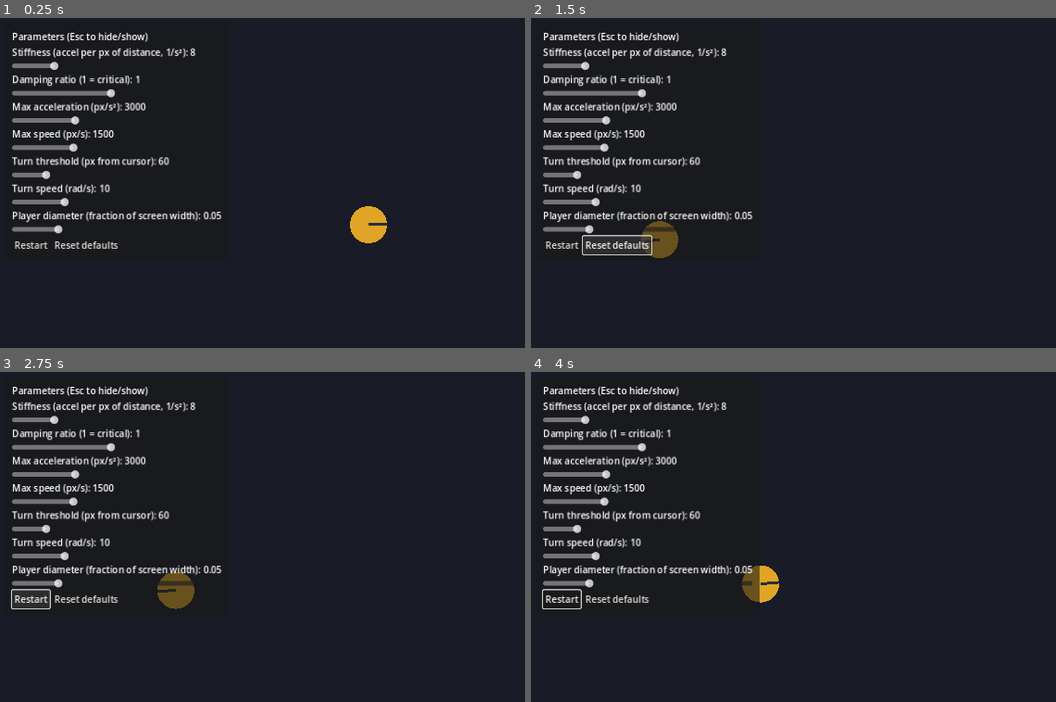
Above: before the commit, frames 1-4 (two rows, left to right).
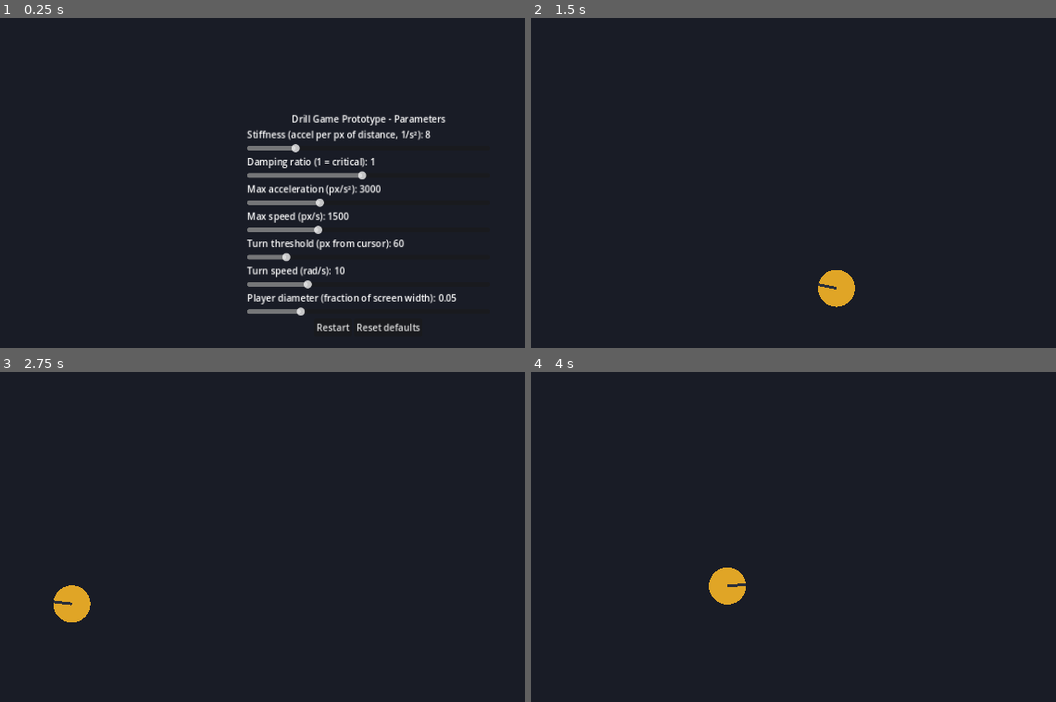
Above: after the commit, the same moments.

Repository: ooooonnnnn/Drill-Game-Prototypes
Game: Godot game, scene res://scenes/menu.tscn
Two runs of this game, one before a commit and one after it. Both use one fixed random seed, a clock stepped at 60 frames per second and the inputs below. Before the commit the project starts from res://scenes/main.tscn.
Inputs (mouse positions are in pixels of both pictures, inside the frame that each line leads up to):
- Up to frame 1 (0.25 s): no input
- Up to frame 2 (1.5 s): click "Restart" at 0.5 s; click (615, 245) at 1.25 s, where only the run before the commit has a clickable "Reset defaults"
- Up to frame 3 (2.75 s): click (31, 599) at 2 s, where only the run before the commit has a clickable "Restart"
- Up to frame 4 (4 s): click (562, 599) at 2.75 s, where only the run before the commit has a clickable "Restart"; move the mouse to (outside the picture) at 3.52 s

The runs differ from the first frame. In frame 1, 10% of the frame differs, in the area x 2-87%, y 4-95%; in frame 2, 6.1%; in frame 3, 6.0%; in frame 4, 6.0%.

Commit message:
Make parameter menu a separate screen; Restart opens game scene
Co-Authored-By: Claude Sonnet 5.5 <noreply@anthropic.com>
Claude-Session: https://claude.ai/code/session_01V1XftFDRck9EPuUJkE9aDA

Diff:
--- a/project.godot
+++ b/project.godot
@@ -11,7 +11,7 @@
 [application]
 
 config/name="Drill Game Prototypes"
-run/main_scene="res://scenes/main.tscn"
+run/main_scene="res://scenes/menu.tscn"
 config/features=PackedStringArray("4.3", "Forward Plus")
 config/icon="res://icon.svg"
 
--- /dev/null
+++ b/scenes/game.tscn
@@ -0,0 +1,9 @@
+[gd_scene load_steps=3 format=3]
+
+[ext_resource type="Script" path="res://scripts/game.gd" id="1"]
+[ext_resource type="PackedScene" path="res://scenes/player.tscn" id="2"]
+
+[node name="Game" type="Node2D"]
+script = ExtResource("1")
+
+[node name="Player" parent="." instance=ExtResource("2")]
--- a/scenes/main.tscn
+++ /dev/null
@@ -1,10 +0,0 @@
-[gd_scene load_steps=3 format=3]
-
-[ext_resource type="PackedScene" path="res://scenes/player.tscn" id="1"]
-[ext_resource type="PackedScene" path="res://scenes/menu.tscn" id="2"]
-
-[node name="Main" type="Node2D"]
-
-[node name="Player" parent="." instance=ExtResource("1")]
-
-[node name="Menu" parent="." instance=ExtResource("2")]
--- a/scenes/menu.tscn
+++ b/scenes/menu.tscn
@@ -2,37 +2,42 @@
 
 [ext_resource type="Script" path="res://scripts/menu.gd" id="1"]
 
-[node name="Menu" type="CanvasLayer"]
+[node name="Menu" type="Control"]
+layout_mode = 3
+anchors_preset = 15
+anchor_right = 1.0
+anchor_bottom = 1.0
+grow_horizontal = 2
+grow_vertical = 2
 script = ExtResource("1")
 
-[node name="Panel" type="PanelContainer" parent="."]
-offset_left = 12.0
-offset_top = 12.0
+[node name="Center" type="CenterContainer" parent="."]
+layout_mode = 1
+anchors_preset = 15
+anchor_right = 1.0
+anchor_bottom = 1.0
+grow_horizontal = 2
+grow_vertical = 2
 
-[node name="Margin" type="MarginContainer" parent="Panel"]
-layout_mode = 2
-theme_override_constants/margin_left = 12
-theme_override_constants/margin_top = 12
-theme_override_constants/margin_right = 12
-theme_override_constants/margin_bottom = 12
-
-[node name="VBox" type="VBoxContainer" parent="Panel/Margin"]
+[node name="VBox" type="VBoxContainer" parent="Center"]
 layout_mode = 2
 
-[node name="Title" type="Label" parent="Panel/Margin/VBox"]
+[node name="Title" type="Label" parent="Center/VBox"]
 layout_mode = 2
-text = "Parameters (Esc to hide/show)"
+text = "Drill Game Prototype - Parameters"
+horizontal_alignment = 1
 
-[node name="Rows" type="VBoxContainer" parent="Panel/Margin/VBox"]
+[node name="Rows" type="VBoxContainer" parent="Center/VBox"]
 layout_mode = 2
 
-[node name="Buttons" type="HBoxContainer" parent="Panel/Margin/VBox"]
+[node name="Buttons" type="HBoxContainer" parent="Center/VBox"]
 layout_mode = 2
+alignment = 1
 
-[node name="Restart" type="Button" parent="Panel/Margin/VBox/Buttons"]
+[node name="Restart" type="Button" parent="Center/VBox/Buttons"]
 layout_mode = 2
 text = "Restart"
 
-[node name="Defaults" type="Button" parent="Panel/Margin/VBox/Buttons"]
+[node name="Defaults" type="Button" parent="Center/VBox/Buttons"]
 layout_mode = 2
 text = "Reset defaults"
--- /dev/null
+++ b/scripts/game.gd
@@ -0,0 +1,7 @@
+extends Node2D
+## Game scene. Esc returns to the parameter menu.
+
+
+func _unhandled_input(event: InputEvent) -> void:
+	if event.is_action_pressed("ui_cancel"):
+		get_tree().change_scene_to_file("res://scenes/menu.tscn")
--- a/scripts/menu.gd
+++ b/scripts/menu.gd
@@ -1,11 +1,12 @@
-extends CanvasLayer
-## Parameter menu: one slider per entry in Params.DEFS, plus Restart / Reset.
-## Esc toggles visibility.
+extends Control
+## Parameter menu screen: one slider per entry in Params.DEFS.
+## "Restart" opens the game scene with the current parameters.
 
-@onready var panel: PanelContainer = $Panel
-@onready var rows: VBoxContainer = $Panel/Margin/VBox/Rows
-@onready var restart_button: Button = $Panel/Margin/VBox/Buttons/Restart
-@onready var defaults_button: Button = $Panel/Margin/VBox/Buttons/Defaults
+const GAME_SCENE := "res://scenes/game.tscn"
+
+@onready var rows: VBoxContainer = $Center/VBox/Rows
+@onready var restart_button: Button = $Center/VBox/Buttons/Restart
+@onready var defaults_button: Button = $Center/VBox/Buttons/Defaults
 
 var _sliders := {}
 
@@ -13,7 +14,7 @@
 func _ready() -> void:
 	for key in Params.DEFS:
 		_add_row(key)
-	restart_button.pressed.connect(func(): Params.restart_requested.emit())
+	restart_button.pressed.connect(func(): get_tree().change_scene_to_file(GAME_SCENE))
 	defaults_button.pressed.connect(_on_defaults)
 
 
@@ -26,7 +27,7 @@
 	slider.max_value = def[2]
 	slider.step = def[3]
 	slider.value = Params.get(key)
-	slider.custom_minimum_size.x = 320
+	slider.custom_minimum_size.x = 420
 	slider.focus_mode = Control.FOCUS_NONE
 	rows.add_child(slider)
 	_sliders[key] = slider
@@ -41,8 +42,3 @@
 	Params.reset_defaults()
 	for key in _sliders:
 		_sliders[key].value = Params.get(key)
-
-
-func _unhandled_input(event: InputEvent) -> void:
-	if event.is_action_pressed("ui_cancel"):
-		panel.visible = not panel.visible
--- a/scripts/params.gd
+++ b/scripts/params.gd
@@ -2,7 +2,6 @@
 ## Autoload "Params": tweakable values shared by the player and the menu.
 
 signal changed
-signal restart_requested
 
 # name -> [default, min, max, step, label]
 const DEFS := {
--- a/scripts/player.gd
+++ b/scripts/player.gd
@@ -15,7 +15,6 @@
 func _ready() -> void:
 	shape.shape = CircleShape2D.new()
 	Params.changed.connect(_apply_size)
-	Params.restart_requested.connect(_restart)
 	_apply_size()
 	_restart()
 
